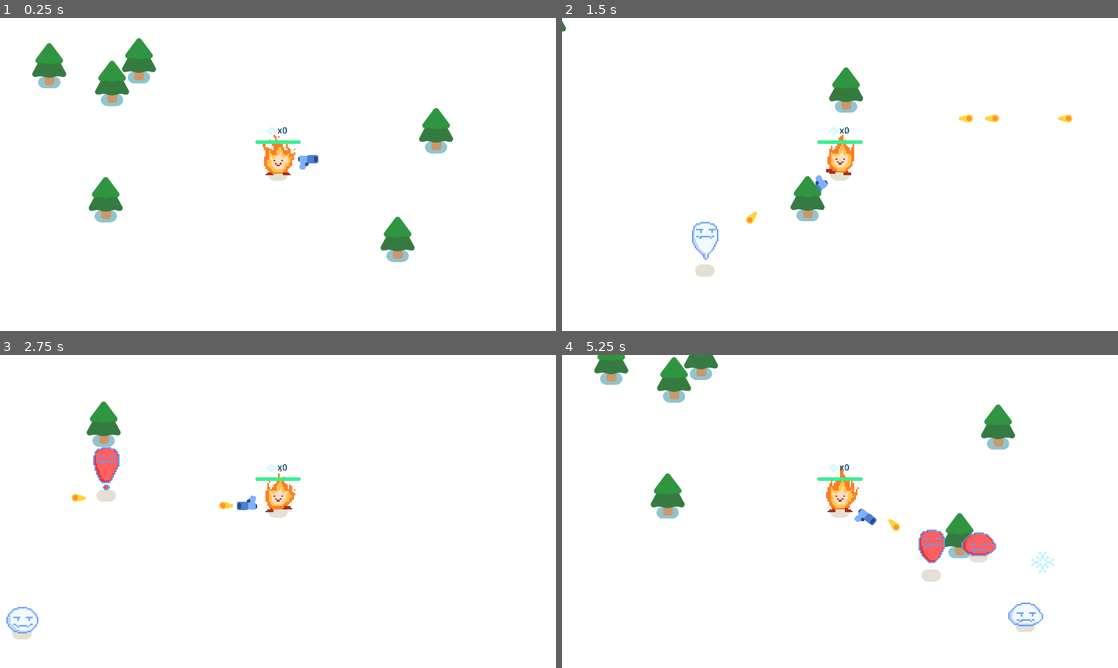
Above: before the commit, frames 1-4 (two rows, left to right).
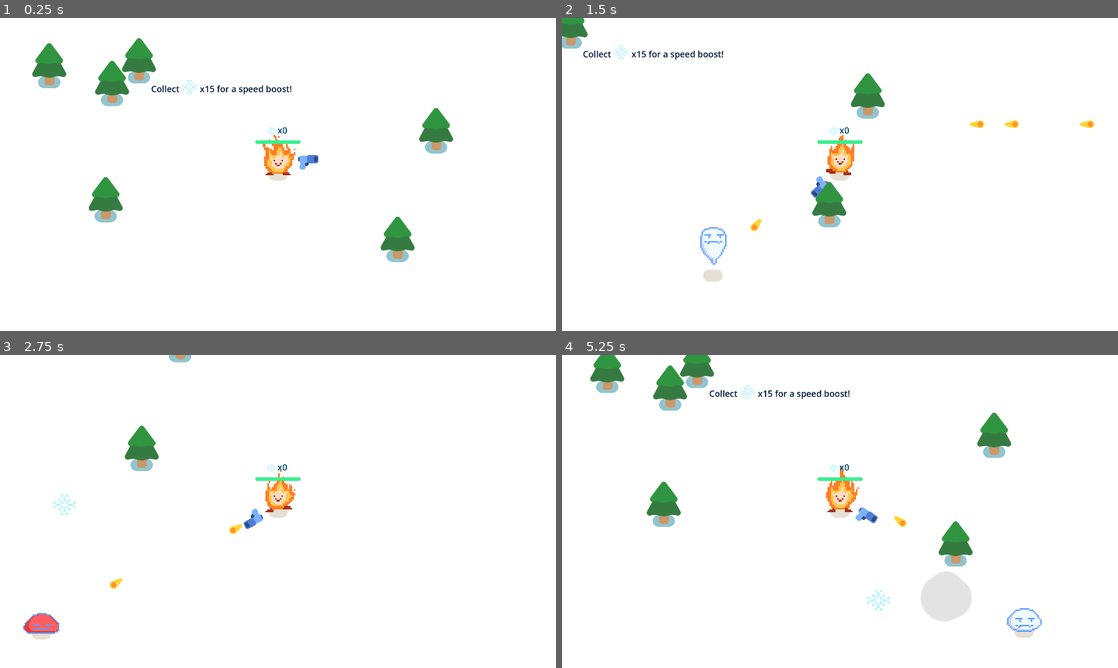
Above: after the commit, the same moments.

Repository: joszeto1/2024-game-final
Game: Godot game, scene res://survivors_game.tscn
Same seed, same stepped clock (60 frames per second), same inputs: the game is played once before the commit and once after it.
Inputs:
- Up to frame 1 (0.25 s): no input
- Up to frame 2 (1.5 s): hold D (move_right) 0.53-1.28 s; hold S (move_down) from 1.28 s (still down)
- Up to frame 3 (2.75 s): release S (move_down) at 2.03 s; hold D (move_right) from 2.03 s (still down)
- Up to frame 4 (5.25 s): release D (move_right) at 2.78 s; hold W (move_up) 2.78-3.53 s; hold A (move_left) 3.53-5.03 s; hold S (move_down) from 5.03 s (still down)

The runs differ from the first frame. In frame 1, 0.3% of the frame differs, in the area x 27-53%, y 19-25%; in frame 2, 3.6%; in frame 3, 2.9%; in frame 4, 6.1%, in the area x 5-89%, y 0-91%.

Commit message:
speed buff

Diff:
--- /dev/null
+++ b/gate.gd
@@ -0,0 +1 @@
+extends Area2D
--- /dev/null
+++ b/gate.tscn
@@ -0,0 +1,16 @@
+[gd_scene load_steps=4 format=3 uid="uid://c0gm5ikwyiy35"]
+
+[ext_resource type="Script" path="res://gate.gd" id="1_6agsv"]
+[ext_resource type="Texture2D" uid="uid://i4cjdwy1kcoj" path="res://icon.png" id="1_i5cnl"]
+
+[sub_resource type="CircleShape2D" id="CircleShape2D_6fe4s"]
+radius = 56.6392
+
+[node name="Area2D" type="Area2D"]
+script = ExtResource("1_6agsv")
+
+[node name="Sprite2D" type="Sprite2D" parent="."]
+texture = ExtResource("1_i5cnl")
+
+[node name="CollisionShape2D" type="CollisionShape2D" parent="."]
+shape = SubResource("CircleShape2D_6fe4s")
--- a/player.gd
+++ b/player.gd
@@ -4,11 +4,12 @@
 
 var health = 100.0
 var score_count = 0
+var speed = 600
 
 func _physics_process(delta):
 	var direction = Input.get_vector("move_left","move_right",
 	"move_up","move_down")
-	velocity = direction * 700
+	velocity = direction * speed
 	move_and_slide()
 
 	if velocity.length() > 0:
@@ -30,6 +31,8 @@
 	score_count = new_score
 	get_node("UI/ScoreLabel").text = "x" + str(score_count)
 
+	if score_count == 15:
+		speed = 1000
 
 func _on_area_2d_area_entered(area):
 	set_score(score_count + 1)
--- a/survivors_game.tscn
+++ b/survivors_game.tscn
@@ -1,8 +1,9 @@
-[gd_scene load_steps=5 format=3 uid="uid://bt0fy520kv63y"]
+[gd_scene load_steps=6 format=3 uid="uid://bt0fy520kv63y"]
 
 [ext_resource type="PackedScene" uid="uid://b65q1eewndvcn" path="res://player.tscn" id="1_a00vx"]
 [ext_resource type="Script" path="res://survivors_game.gd" id="1_a56ub"]
 [ext_resource type="PackedScene" uid="uid://c7hbn4ld4xirw" path="res://pine_tree.tscn" id="2_ao3od"]
+[ext_resource type="Texture2D" uid="uid://beuuhbca7o4se" path="res://snowflake.png" id="4_h3p67"]
 
 [sub_resource type="Curve2D" id="Curve2D_jfffk"]
 _data = {
@@ -83,5 +84,19 @@
 theme_override_font_sizes/font_size = 131
 text = "Game Over"
 
+[node name="Label" type="Label" parent="."]
+offset_left = 632.0
+offset_top = 360.0
+offset_right = 1120.0
+offset_bottom = 402.0
+theme_override_colors/font_color = Color(0, 0.0941176, 0.243137, 1)
+theme_override_font_sizes/font_size = 30
+text = "Collect         x15 for a speed boost!"
+
+[node name="Sprite2D" type="Sprite2D" parent="."]
+position = Vector2(767, 378)
+scale = Vector2(0.6, 0.6)
+texture = ExtResource("4_h3p67")
+
 [connection signal="health_depleted" from="Player" to="." method="_on_player_health_depleted"]
 [connection signal="timeout" from="Timer" to="." method="_on_timer_timeout"]
